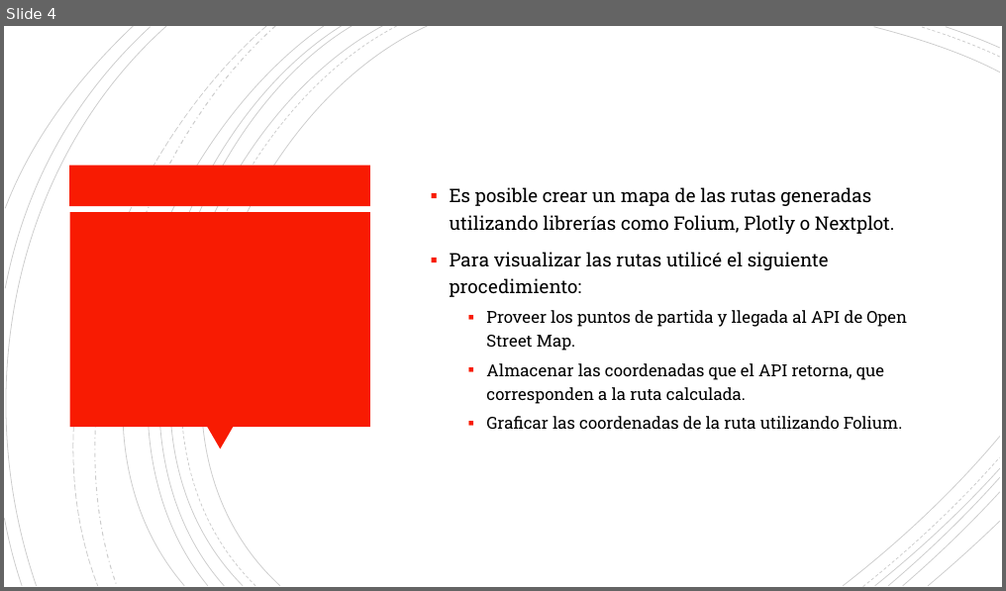
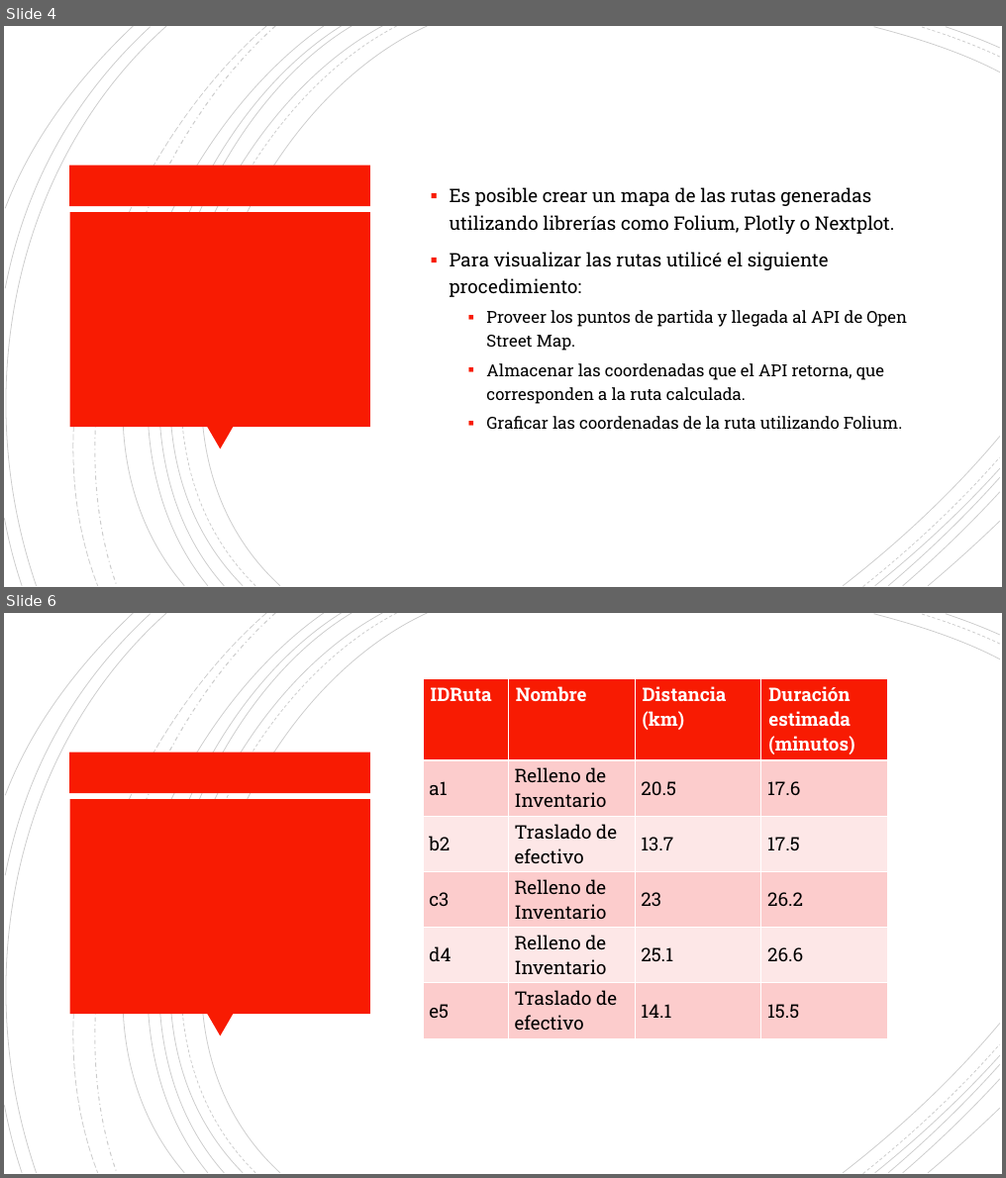
Before and after one commit to mirelesde/route-evaluation-armur, a slide deck: Parte 2.pptx. Shown one above the other, each under a label of ours: slide 4 before the commit, slides 4 and 6 after it; the slides between them are not shown. The pictures are 1006x591 and 1006x1178 pixels, drawn with LibreOffice and Linux fonts; fonts in the diff are those of the drawing. Boxes give left, top, right and bottom in pixels: in the first picture for what was removed or moved away, otherwise in the second. Text is boxed around its words. In the diff, an @@ line names an element or a change of style, - is before the commit and + after.

Commit message:
presentacion

```diff
--- a/Parte 2.pptx
+++ b/Parte 2.pptx
@@ slide 6 added at [4, 613, 1002, 1174], background #FFFFFF; not listed: 24 template elements that a slide beside it also shows @@
@@ table added at [423, 679, 888, 1034], 6 rows, 4 columns @@
+IDRuta | Nombre | Distancia (km) | Duración estimada (minutos)
+a1 | Relleno de Inventario | 20.5 | 17.6
+b2 | Traslado de efectivo | 13.7 | 17.5
+c3 | Relleno de Inventario | 23 | 26.2
+d4 | Relleno de Inventario | 25.1 | 26.6
+e5 | Traslado de efectivo | 14.1 | 15.5
```
Also in this commit, not shown: 1 other slide added, 2 other files.
